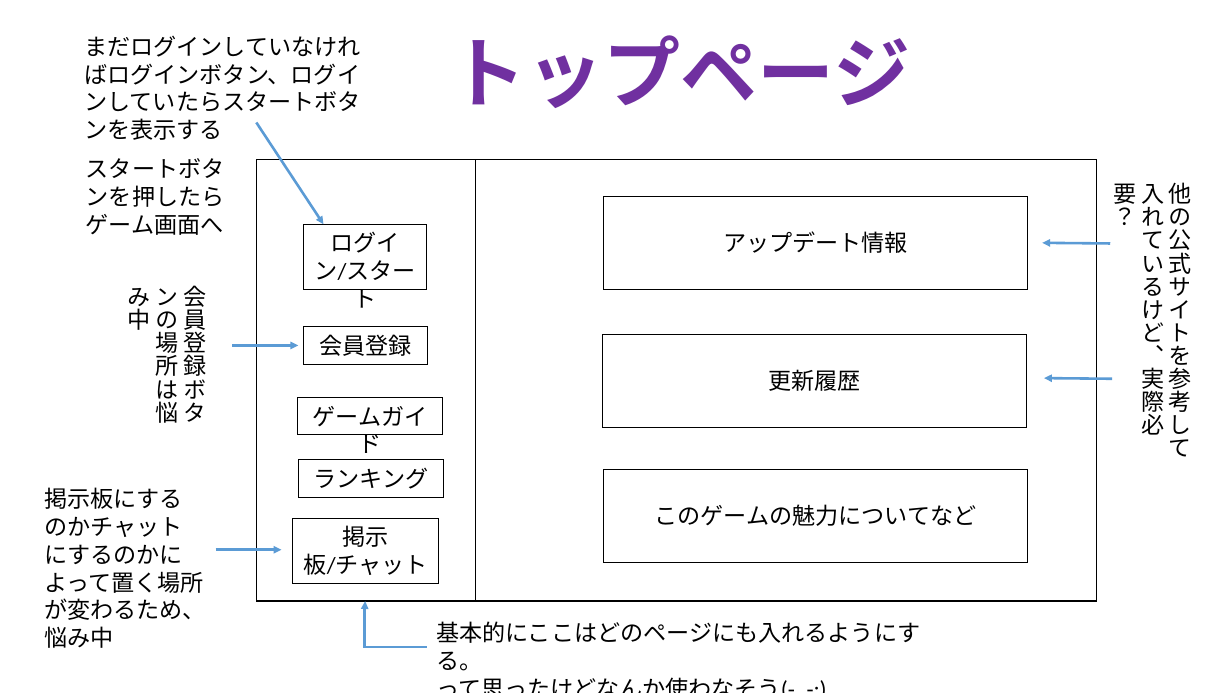
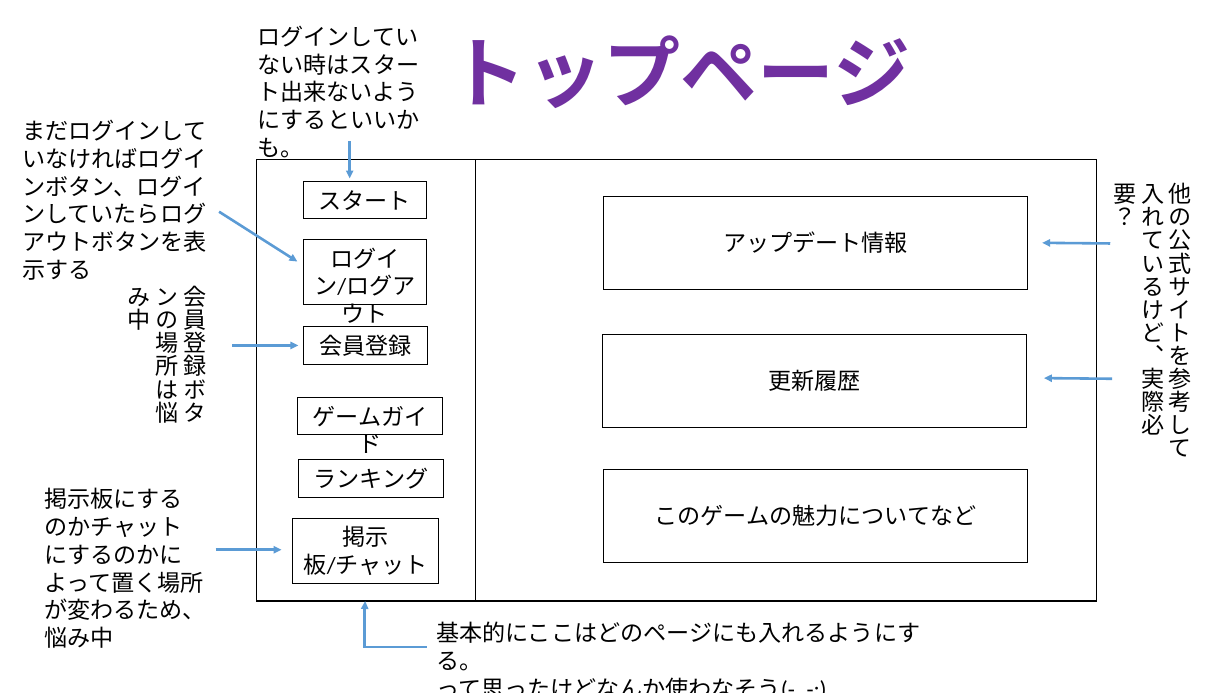
Before and after one commit to TakanoriOnuma/WebApplication, a slide deck: slide 1 of design/HTMLページ設計.pptx. Drawn at 1232x693 pixels with LibreOffice and Linux fonts; fonts in the diff are those of the drawing. Boxes give left, top, right and bottom in pixels: in the first picture for what was removed or moved away, otherwise in the second. Text is boxed around its words. In the diff, an @@ line names an element or a change of style, - is before the commit and + after.

Commit message:
ログアウトボタンの作成
ログインとスタートの関連は考えていたけど、
ログアウトのことをすっかり忘れていた・・・・・。

```diff
--- a/design/HTMLページ設計.pptx
+++ b/design/HTMLページ設計.pptx
@@ text at (258, 26, 420, 129): text changed @@
-スタートボタンを押したらゲーム画面へ
+ログインしていない時はスタート出来ないようにするといいかも。
@@ text at (22, 120, 207, 252): text changed @@
-まだログインしていなければログインボタン、ログインしていたらスタートボタンを表示する
+まだログインしていなければログインボタン、ログインしていたらログアウトボタンを表示する
@@ arrow added from (349, 141) to (349, 178), #5B9BD5 2 pt @@
@@ rectangle "スタート": place and size @@
-rectangle "スタート" at (303, 225, 427, 290)
+rectangle "スタート" at (303, 181, 427, 218)
@@ text in rectangle at (319, 190, 411, 210): text changed @@
-ログイン/スタート
+スタート
@@ arrow moved from (256, 123) - (323, 225) to (219, 212) - (298, 262) @@
@@ rectangle added at (303, 239, 427, 305), outline #000000 0.75 pt, 18 pt, text #000000 @@
+ログイン/ログアウト
```
